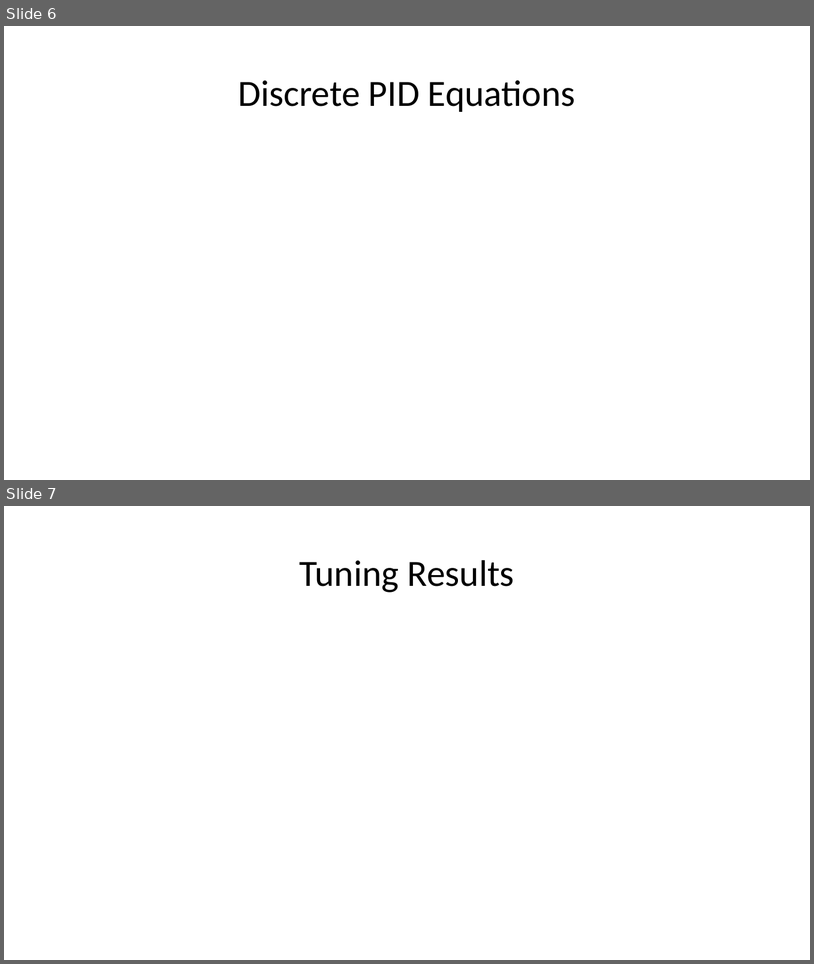
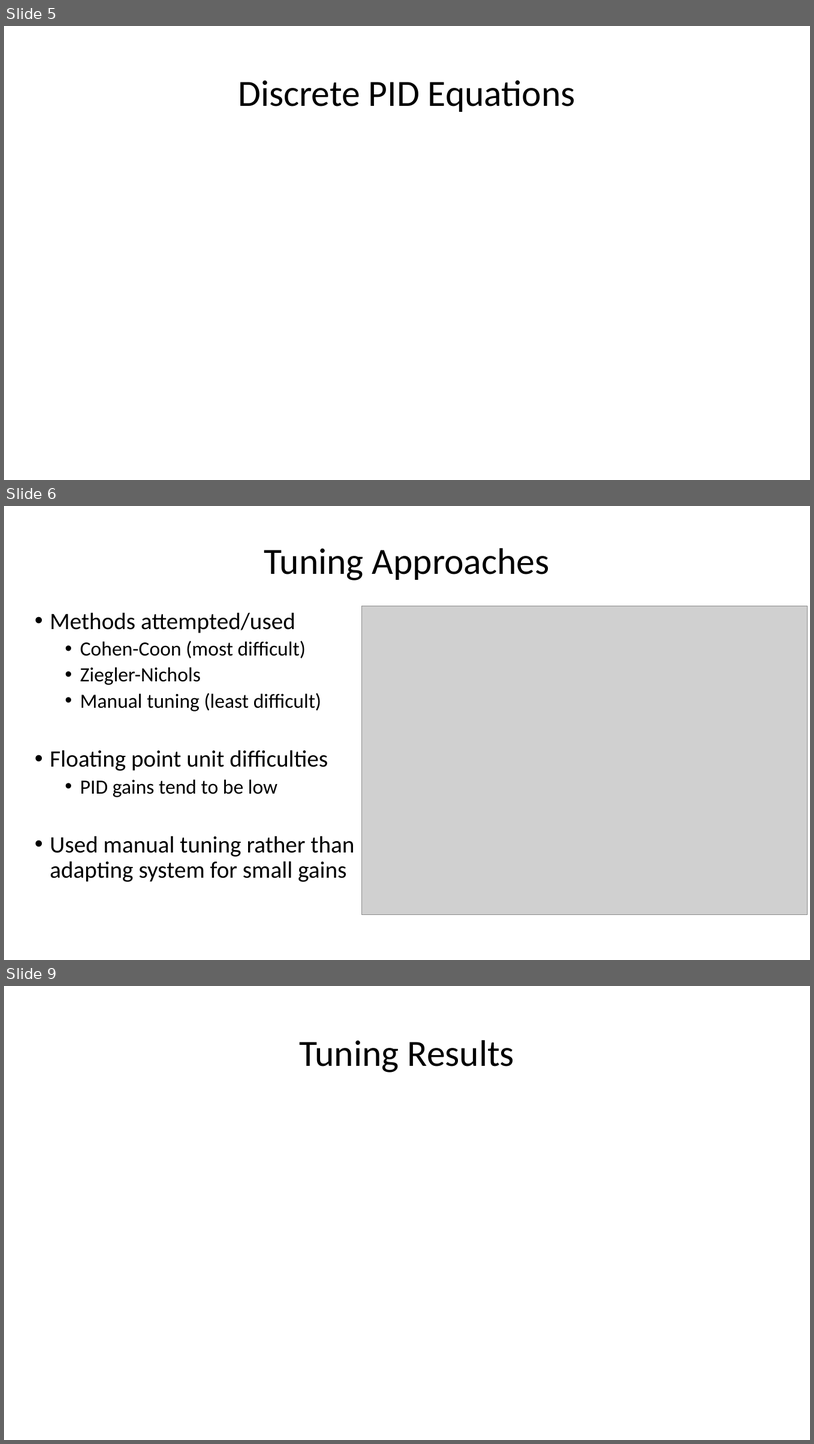
Before and after one commit to jdriscoll7/ELEC_3050, a slide deck: presentation/Final Projection Presentation.pptx. Shown one above the other, each under a label of ours: slides 6 and 7 before the commit, slides 5, 6 and 9 after it; the slides between them are not shown. The pictures are 814x964 and 814x1444 pixels, drawn with LibreOffice and Linux fonts; fonts in the diff are those of the drawing; grey boxes stand for pictures. Boxes give left, top, right and bottom in pixels: in the first picture for what was removed or moved away, otherwise in the second. Text is boxed around its words. In the diff, an @@ line names an element or a change of style, - is before the commit and + after.

```diff
--- a/presentation/Final Projection Presentation.pptx
+++ b/presentation/Final Projection Presentation.pptx
@@ slide 6 added at <box>4,506,810,960</box>, background #FFFFFF @@
@@ title added at <box>264,548,550,580</box>, 44 pt, text #000000 @@
+Tuning Approaches
@@ text added at <box>50,612,354,882</box>, 28 pt, text #000000 @@
+• Methods attempted/used
+  • Cohen-Coon (most difficult)
+  • Ziegler-Nichols
+  • Manual tuning (least difficult)
+• Floating point unit difficulties
+  • PID gains tend to be low
+• Used manual tuning rather than adapting system for small gains
@@ picture added at <box>362,606,807,915</box> @@
@@ what was slide 6 is now slide 5 @@
@@ what was slide 7 is now slide 9 @@
```
Also in this commit, not shown: 5 slides changed, 4 other slides added, 3 slides removed.
